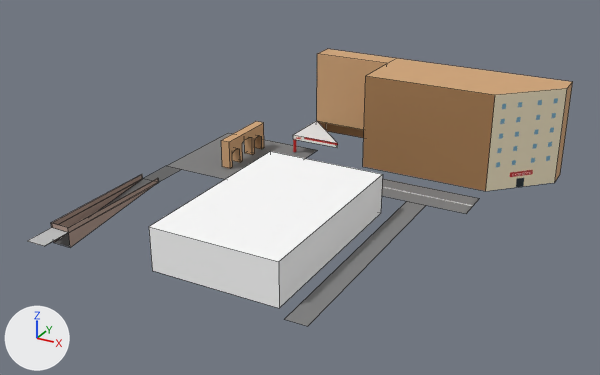
One commit to the Blender file assets/models/chunks/arch.blend: the scene before it, then after it.
Rendered twice from a 50 mm camera at (92.8, -143.1, 67.4) aimed at (23.5, -17.1, 4.4). The lights are fixed; the arrows at lower left show +X, +Y and +Z. The older version comes first. Mesh edges are drawn as thin lines on the coarser meshes. Objects named as collision shapes, trigger or cutter boxes, shadow casters or lower levels of detail are left out.

Objects in the first picture: 'Arch', 'Avenue', 'Flats', 'Garage', 'GasBanner', 'Legion', 'Police', 'Roundabout' and 1 more.
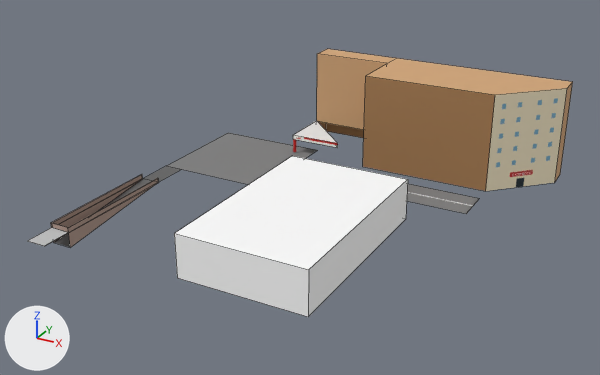
Where the change shows, as pixel boxes (x1, y1, x2, y2) in the pictures (600 x 375 px):
'Police', moved
    before: (149, 151, 383, 308)
    after: (174, 156, 408, 317)
'Legion', hidden
    before: (285, 201, 426, 326)
'Arch', hidden
    before: (221, 121, 264, 168)

The change, as a list of edits to the scene's bpy script:
```text
Change ob_arch:
    add ob_arch.hide_set(True)
Change ob_police:
    ob_police.location: (26.0, -12.0, 0.2) -> (31.0, -12.0, 0.2)
Change ob_legion:
    ob_legion.location: (42.0, -5.0, 0.0) -> (47.0, -5.0, 0.0)
    add ob_legion.hide_set(True)
```
